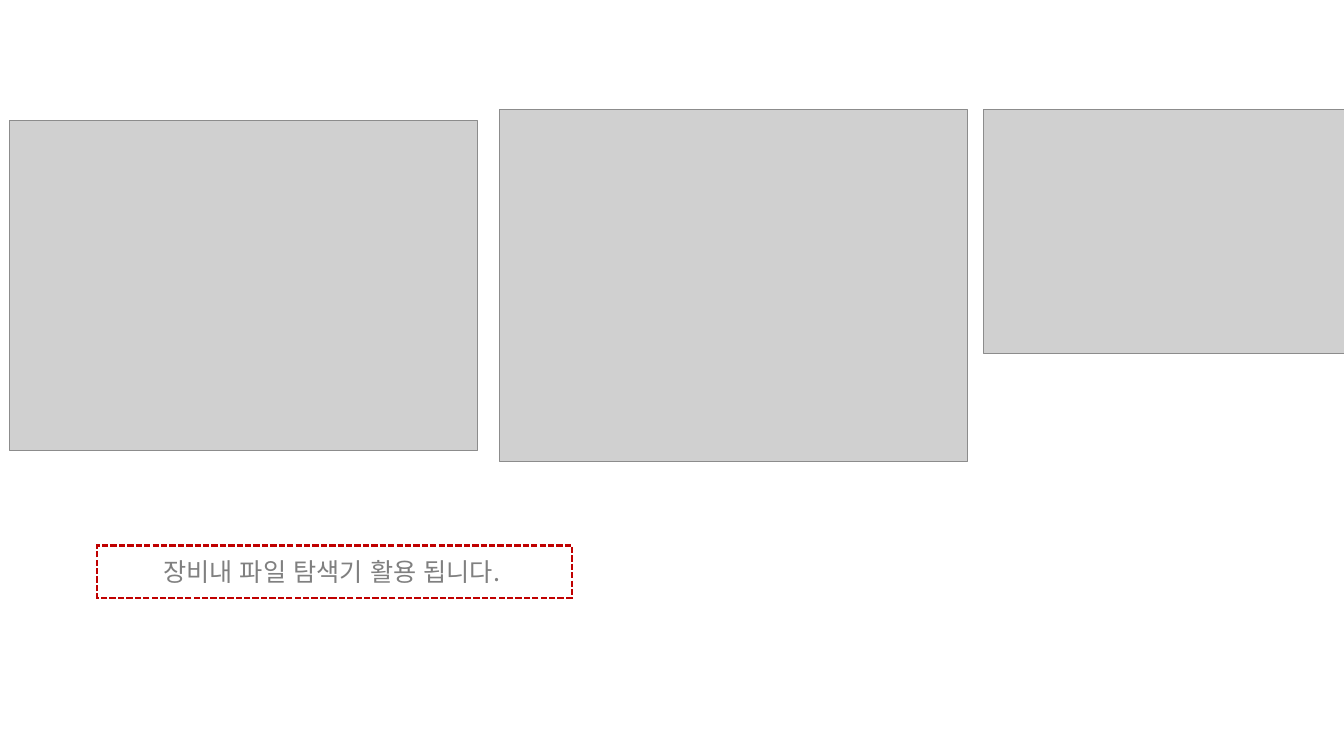
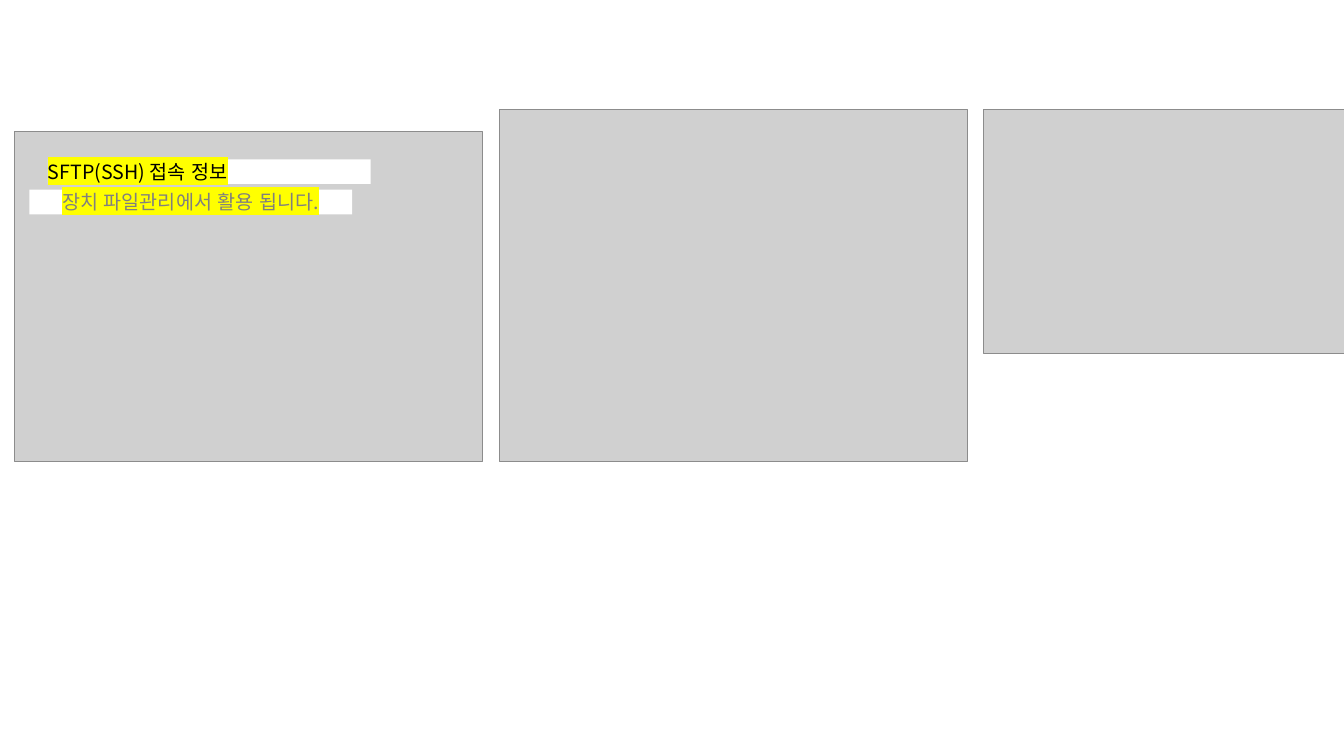
Before and after one commit to bigdata-car/kadap-manual, a slide deck: slide 8 of assets/06-dataspace/image.pptx. Drawn at 1344x756 pixels with LibreOffice and Linux fonts; fonts in the diff are those of the drawing; grey boxes stand for pictures. Boxes give left, top, right and bottom in pixels: in the first picture for what was removed or moved away, otherwise in the second. Text is boxed around its words. In the diff, an @@ line names an element or a change of style, - is before the commit and + after.

Commit message:
vault backup: 2026-07-03 22:12:32

```diff
--- a/assets/06-dataspace/image.pptx
+++ b/assets/06-dataspace/image.pptx
@@ picture moved from (x1=9, y1=121, x2=478, y2=451) to (x1=14, y1=131, x2=483, y2=461) @@
@@ rectangle added at (x1=48, y1=159, x2=371, y2=184), fill #FFFFFF, 14 pt, text #000000 @@
+SFTP(SSH) 접속 정보
@@ rectangle "장치 파일관리에서 활용 됩니다." resized from (x1=97, y1=545, x2=572, y2=598) to (x1=29, y1=190, x2=352, y2=214) @@
@@ rectangle "장치 파일관리에서 활용 됩니다." at (x1=29, y1=190, x2=352, y2=214): fill none to #FFFFFF; outline #C00000 1.5 pt dashed to none @@
@@ text in rectangle at (x1=62, y1=192, x2=319, y2=211): text changed; size 18 to 14 pt @@
-장비내 파일 탐색기 활용 됩니다.
+장치 파일관리에서 활용 됩니다.
```
